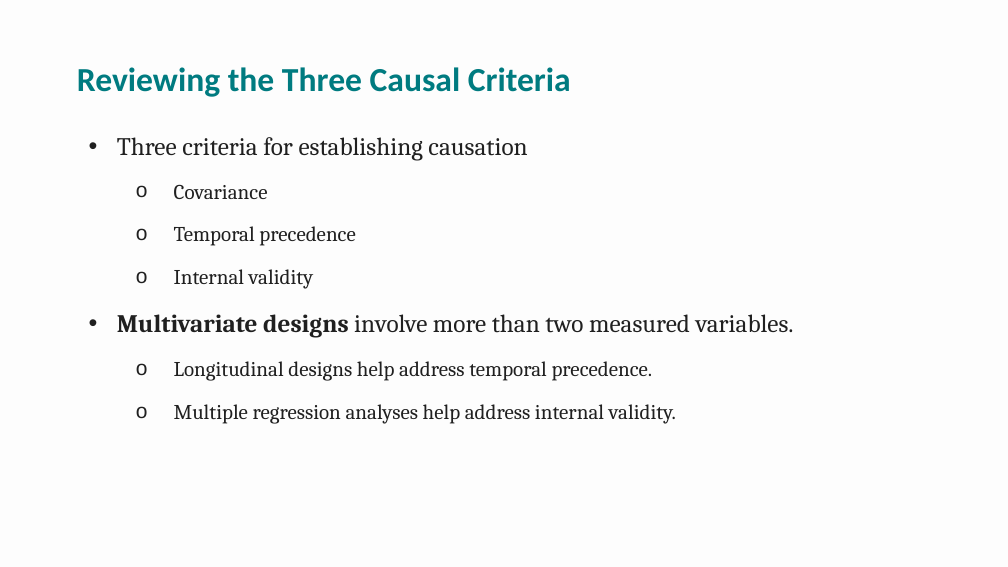
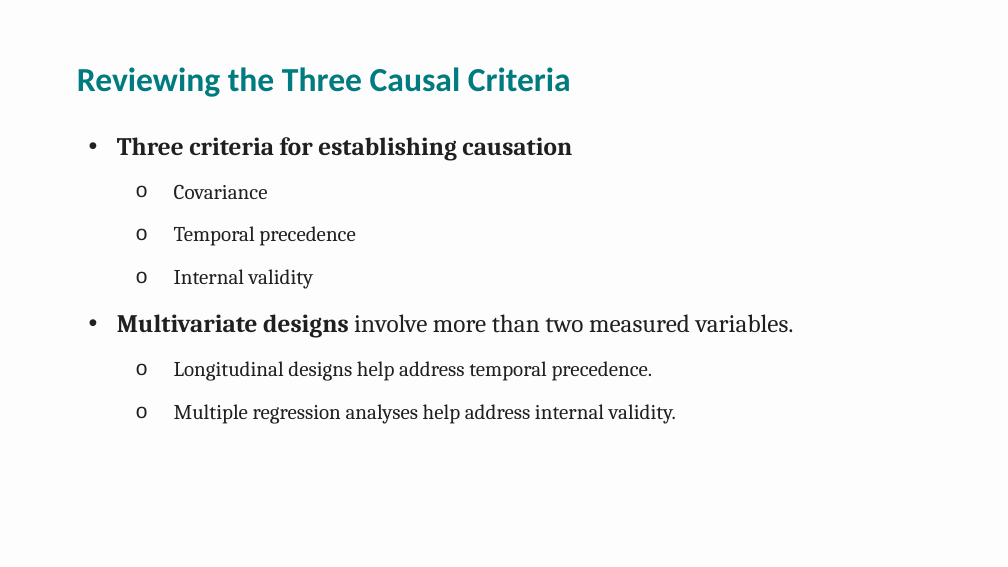
Before and after one commit to npm27/Teaching-Materials, a slide deck: slide 2 of Research Methods/Spring 26/Slides/9 Chapter 9.pptx (slide 3 before the commit). Drawn at 1008x567 pixels with LibreOffice and Linux fonts; fonts in the diff are those of the drawing. Boxes give left, top, right and bottom in pixels: in the first picture for what was removed or moved away, otherwise in the second. Text is boxed around its words. In the diff, an @@ line names an element or a change of style, - is before the commit and + after.

```diff
--- a/Research Methods/Spring 26/Slides/9 Chapter 9.pptx
+++ b/Research Methods/Spring 26/Slides/9 Chapter 9.pptx
@@ text at box(117, 137, 572, 161): bold on in "Three criteria for establishing causation" @@
```
Also in this commit, not shown: 7 other slides changed, 10 slides added, 4 slides removed, 1 other file.
